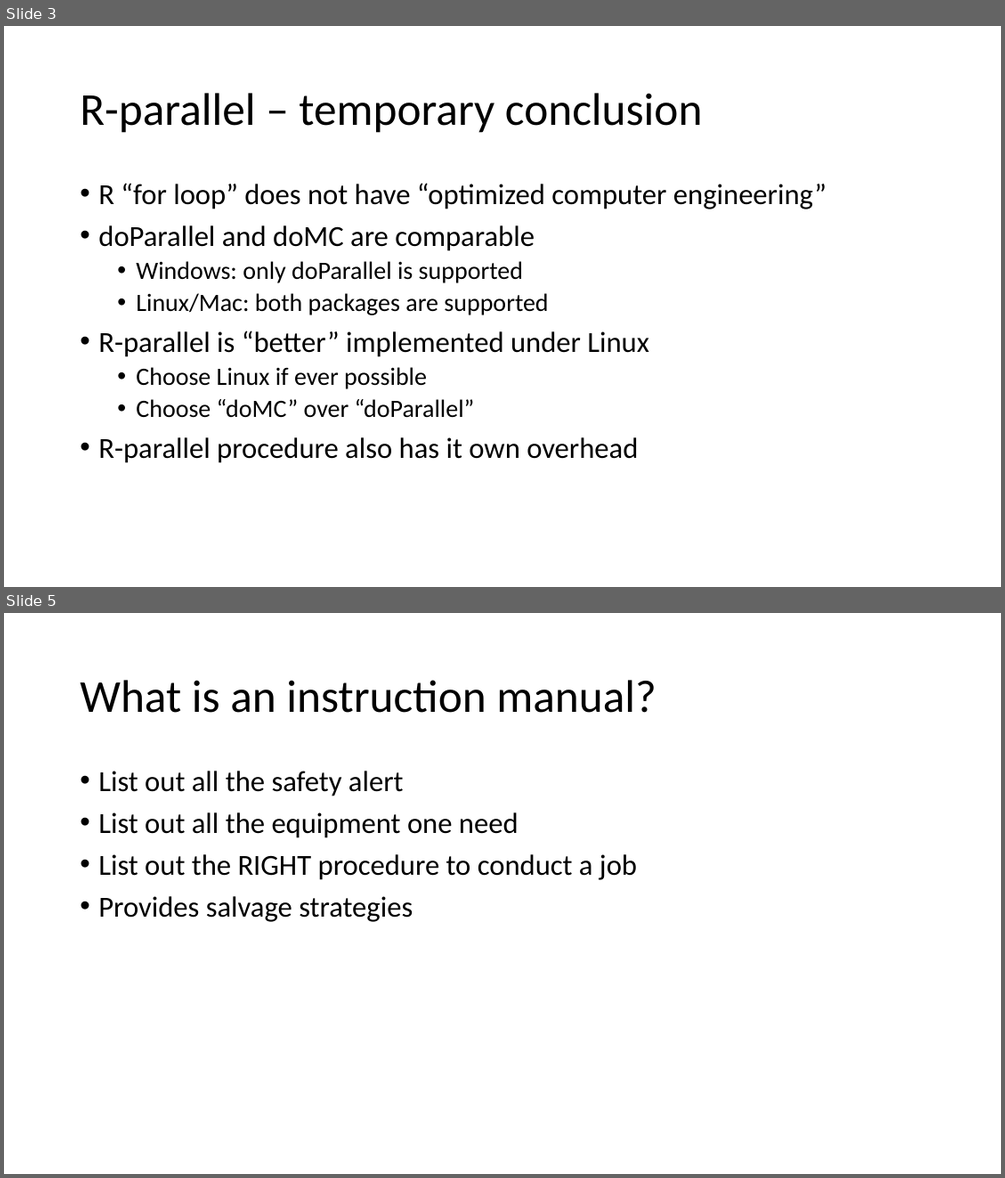
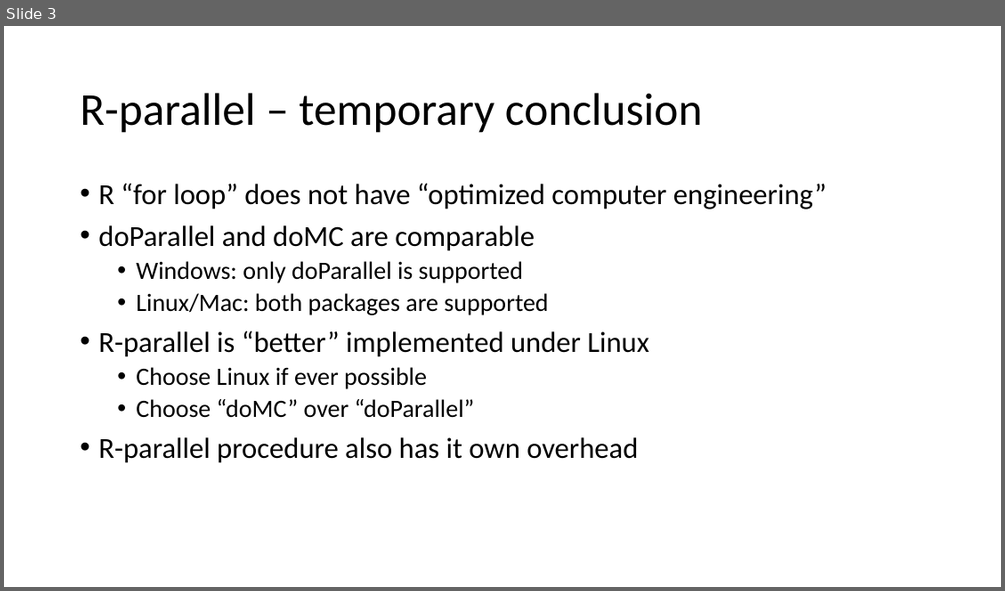
Before and after one commit to 2waybene/helloworld, a slide deck: IB_group_meeting/evalParal/R-parallel.pptx. Shown one above the other, each under a label of ours: slides 3 and 5 before the commit, slide 3 after it; the slides between them are not shown. The pictures are 1005x1178 and 1005x591 pixels, drawn with LibreOffice and Linux fonts; fonts in the diff are those of the drawing. Boxes give left, top, right and bottom in pixels: in the first picture for what was removed or moved away, otherwise in the second. Text is boxed around its words. In the diff, an @@ line names an element or a change of style, - is before the commit and + after.

```diff
--- a/IB_group_meeting/evalParal/R-parallel.pptx
+++ b/IB_group_meeting/evalParal/R-parallel.pptx
@@ slide 5 removed at <box>4,613,1001,1174</box>, background #FFFFFF @@
@@ title removed at <box>80,680,656,713</box> @@
-What is an instruction manual?
@@ text removed at <box>98,771,637,922</box> @@
-• List out all the safety alert
-• List out all the equipment one need
-• List out the RIGHT procedure to conduct a job
-• Provides salvage strategies
```
Also in this commit, not shown: 8 slides added, 2 other slides removed.
